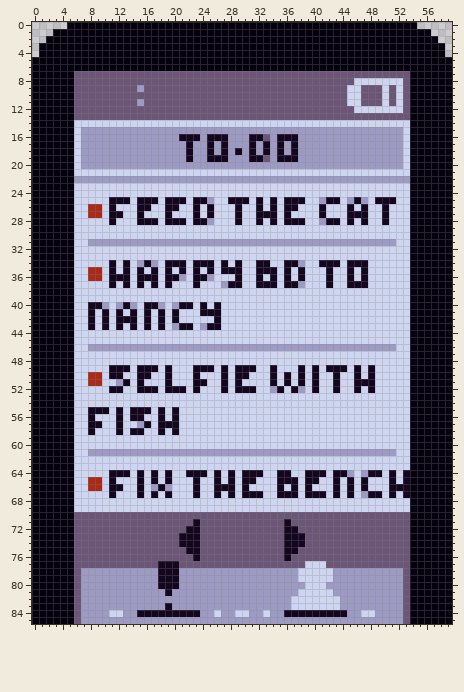
Two versions of one sprite sheet, android/assets/graphics/mobile/task_1.png. The picture above was drawn from the file before the commit.
The file is 60x86 pixels.
New version:
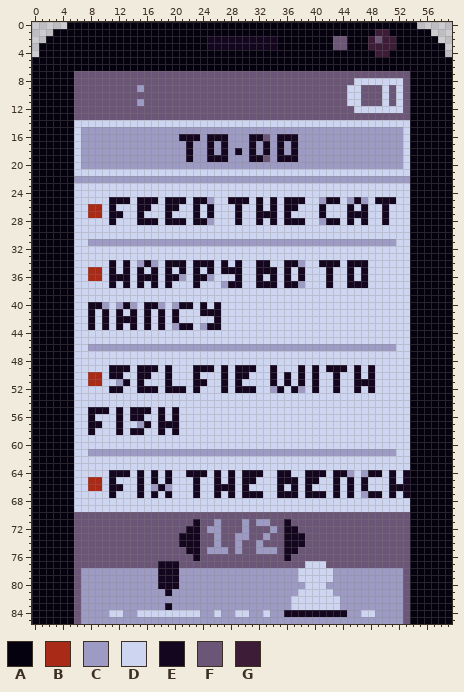
Palette (. is transparent): A #05010e  B #aa2a18  C #9d9bc3  D #ced5f0  E #13061e  F #6c5678  G #3c1c37
Difference:
@@ x 23..53 @@
  0 AAAAAAAAAAAAAAAAAAAAAAAAAAAAAAA
- 1 AAAAAAAAAAAAAAAAAAAAAAAAAAAAAAA
- 2 AAAAAAAAAAAAAAAAAAAAAAAAAAAAAAA
- 3 AAAAAAAAAAAAAAAAAAAAAAAAAAAAAAA
- 4 AAAAAAAAAAAAAAAAAAAAAAAAAAAAAAA
+ 1 AAAAAAAAAAAAAAAAAAAAAAAAAAGGAAA
+ 2 AAEEEEEEEEEEAAAAAAAAFFAAAGFGGAA
+ 3 AAEEEEEEEEEEAAAAAAAAFFAAAGGGGAA
+ 4 AAAAAAAAAAAAAAAAAAAAAAAAAAGGAAA
  5 AAAAAAAAAAAAAAAAAAAAAAAAAAAAAAA
@@ x 23..36 @@
 70 FFFFFFFFFFFFFF
-71 EFFFFFFFFFFFFE
-72 EFFFFFFFFFFFFE
-73 EFFFFFFFFFFFFE
-74 EFFFFFFFFFFFFE
-75 EFFFFFFFFFFFFE
+71 EFFCFFFCFCCFFE
+72 EFCCFFFCFFFCFE
+73 EFFCFFCCFFCFFE
+74 EFFCFFCFFCFFFE
+75 EFCCCFCFFCCCFE
 76 EFFFFFFFFFFFFE
@@ x 13..25 @@
 83 CCCCCCECCCCCC
-84 CCEEEEEEEEECC
+84 CCDDDDDDDDDCC
 85 CCCCCCCCCCCCC
Changed places in both pictures, as pixel boxes (x1, y1, x2, y2):
changed: (368, 29, 396, 57)
changed: (207, 36, 277, 50)
changed: (333, 36, 347, 50)
changed: (207, 519, 277, 554)
changed: (137, 610, 200, 617)
